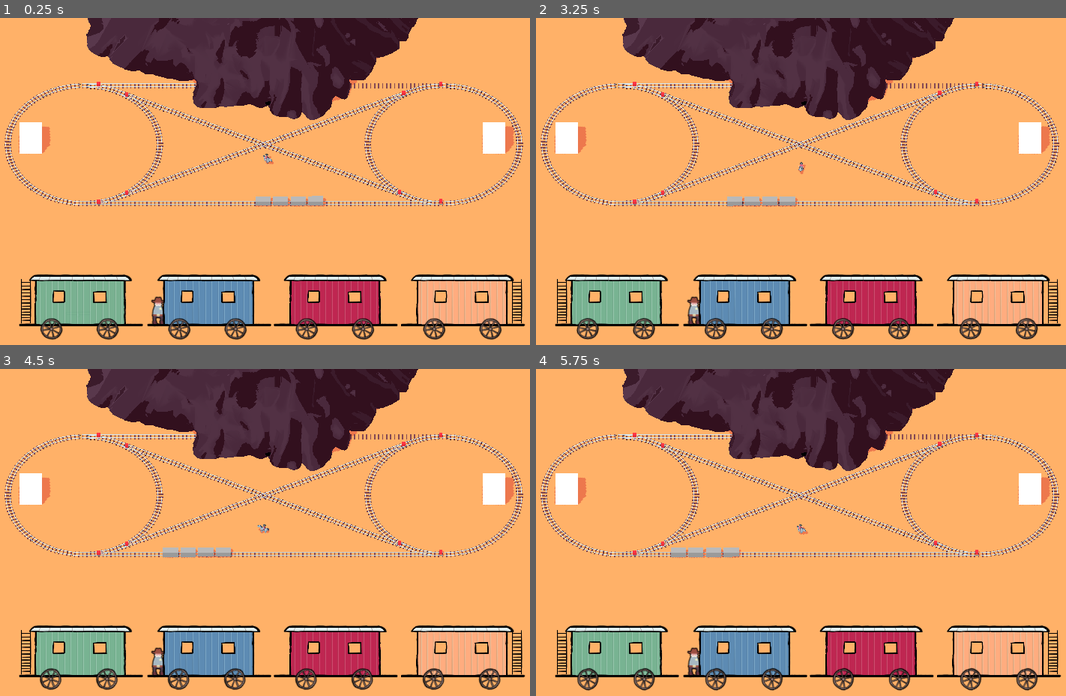
Above: before the commit, frames 1-4 (two rows, left to right).
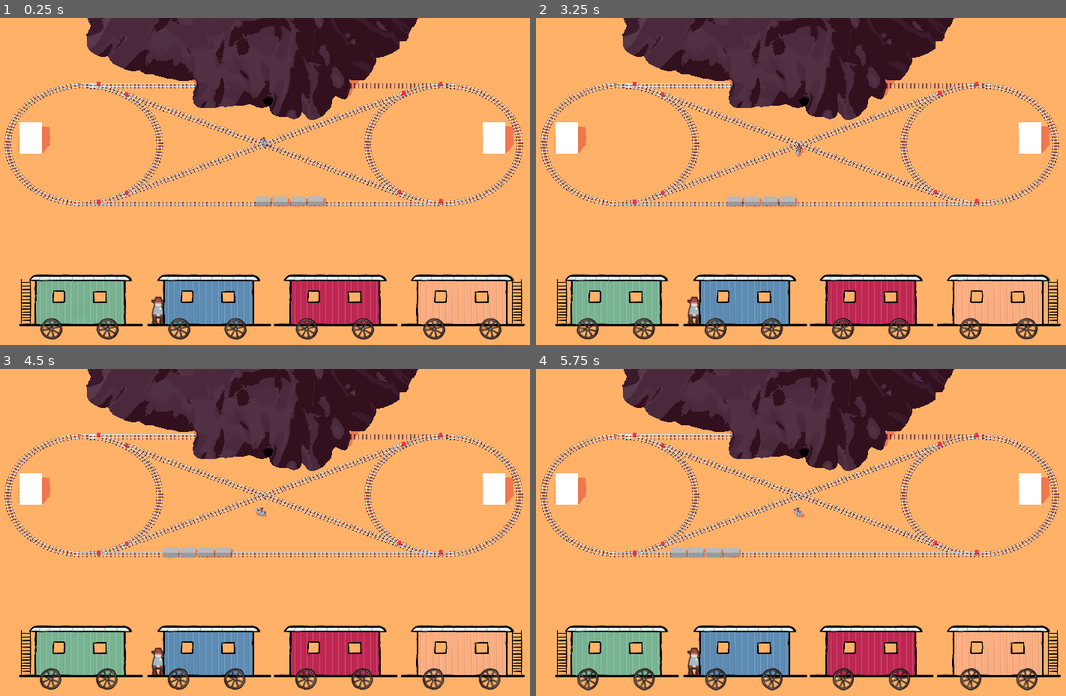
Above: after the commit, the same moments.

Repository: Miltage/train-heist
Game: Godot game, scene res://scenes/main.tscn
Two runs of this game, one before a commit and one after it. Both use one fixed random seed, a clock stepped at 60 frames per second and the inputs below.
Inputs (mouse positions are in pixels of both pictures, inside the frame that each line leads up to):
- Up to frame 1 (0.25 s): no input
- Up to frame 2 (3.25 s): move the mouse to (938, 168) at 0.52 s; hold D (steer_right) 0.53-1.28 s; click (938, 168) at 0.6 s; tap Space (jump) at 0.77, 1.52, 3.02 s; right-click (938, 168) at 0.8 s; move the mouse to (684, 204) at 1.27 s; hold S (move_backward) 1.28-2.03 s; right-click (684, 204) at 1.35 s; click (684, 204) at 1.55 s; move the mouse to (864, 112) at 2.02 s; hold D (steer_right) 2.03-2.78 s; click (864, 112) at 2.1 s; right-click (864, 112) at 2.3 s; move the mouse to (774, 253) at 2.77 s; hold W (move_forward) from 2.78 s (still down); right-click (774, 253) at 2.85 s; click (774, 253) at 3.05 s
- Up to frame 3 (4.5 s): move the mouse to (450, 588) at 3.52 s; release W (move_forward) at 3.53 s; hold A (steer_left) from 3.53 s (still down); click (450, 588) at 3.6 s; tap Space (jump) at 3.77 s; right-click (450, 588) at 3.8 s; move the mouse to (90, 486) at 4.27 s; right-click (90, 486) at 4.35 s
- Up to frame 4 (5.75 s): tap Space (jump) at 4.52 s; click (626, 486) at 4.55 s; move the mouse to (838, 539) at 5.02 s; release A (steer_left) at 5.03 s; hold S (move_backward) from 5.03 s (still down); click (838, 539) at 5.1 s; right-click (838, 539) at 5.3 s

The runs differ from the first frame. In frame 1, 0.6% of the frame differs, in the area x 16-76%, y 0-45%; in frame 2, 0.6%; in frame 3, 0.6%, in the area x 16-76%, y 0-51%; in frame 4, 0.6%.

Commit message:
Train picks up and drops off coin

Diff:
--- a/scenes/main.tscn
+++ b/scenes/main.tscn
@@ -11,6 +11,10 @@
 [ext_resource type="Script" uid="uid://d12bwqopd3aij" path="res://scripts/Hideout.gd" id="9_85g3d"]
 [ext_resource type="PackedScene" uid="uid://bj8dmem6344pd" path="res://scenes/train_stop.tscn" id="10_choun"]
 [ext_resource type="PackedScene" uid="uid://nvt502tv3t5b" path="res://scenes/end_screen.tscn" id="11_ya4ey"]
+
+[sub_resource type="StandardMaterial3D" id="StandardMaterial3D_ya4ey"]
+shading_mode = 0
+albedo_color = Color(0, 0, 0, 1)
 
 [sub_resource type="ShaderMaterial" id="ShaderMaterial_jyhfs"]
 render_priority = 0
@@ -38,10 +42,6 @@
 shader_parameter/_rim_size = 0.41
 shader_parameter/_rim_smoothness = 0.0
 
-[sub_resource type="StandardMaterial3D" id="StandardMaterial3D_tipki"]
-shading_mode = 0
-albedo_color = Color(0, 0, 0, 1)
-
 [sub_resource type="SphereShape3D" id="SphereShape3D_o6xl0"]
 radius = 2.0
 
@@ -108,20 +108,20 @@
 
 [node name="map" parent="." instance=ExtResource("1_o5qli")]
 
-[node name="CircleTrackLeft" parent="map" index="0"]
+[node name="CaveEntrance" parent="map" index="0"]
+material_override = SubResource("StandardMaterial3D_ya4ey")
+
+[node name="CircleTrackLeft" parent="map" index="1"]
 cast_shadow = 0
 
-[node name="CircleTrackRight" parent="map" index="1"]
+[node name="CircleTrackRight" parent="map" index="2"]
 cast_shadow = 0
 
-[node name="Floor" parent="map" index="6"]
+[node name="Floor" parent="map" index="7"]
 surface_material_override/0 = SubResource("ShaderMaterial_jyhfs")
 
-[node name="Mountain" parent="map" index="7"]
+[node name="Mountain" parent="map" index="8"]
 surface_material_override/0 = SubResource("ShaderMaterial_sugp2")
-
-[node name="Plane" parent="map" index="8"]
-surface_material_override/0 = SubResource("StandardMaterial3D_tipki")
 
 [node name="MountainCollision" type="StaticBody3D" parent="map"]
 transform = Transform3D(1, 0, 0, 0, -4.37114e-08, 1, 0, -1, -4.37114e-08, 0, 1.93729, 0.399799)
@@ -305,7 +305,7 @@
 startingTrack = NodePath("../BottomTrack")
 
 [node name="Player" parent="." instance=ExtResource("7_o6xl0")]
-transform = Transform3D(-0.703159, 0, -0.711033, 0, 1, 0, 0.711033, 0, -0.703159, 0.255774, 0, 1.90949)
+transform = Transform3D(-0.703159, 0, -0.711033, 0, 1, 0, 0.711033, 0, -0.703159, 0, 0, 0)
 
 [node name="Train2D" parent="." instance=ExtResource("8_tipki")]
 position = Vector2(77, 515)
@@ -318,10 +318,10 @@
 shape = SubResource("BoxShape3D_choun")
 
 [node name="SaloonStop" parent="." instance=ExtResource("10_choun")]
-transform = Transform3D(1, 0, 0, 0, 1, 0, 0, 0, 1, -21.8974, 0.0673518, -3.36891)
+transform = Transform3D(1, 0, 0, 0, 1, 0, 0, 0, 1, -22.7602, 0.0673518, 0.00144792)
 
 [node name="BankStop" parent="." instance=ExtResource("10_choun")]
-transform = Transform3D(1, 0, 0, 0, 1, 0, 0, 0, 1, 22.5893, 0.0673518, 1.70207)
+transform = Transform3D(1, 0, 0, 0, 1, 0, 0, 0, 1, 22.778, 0.0673518, -0.0235521)
 
 [node name="EndScreen" parent="." instance=ExtResource("11_ya4ey")]
 visible = false
--- a/scripts/Chest.gd
+++ b/scripts/Chest.gd
@@ -44,12 +44,6 @@
 		state = ChestState.OPEN
 		bandit_exited.emit()
 
-func _input(_event: InputEvent) -> void:
-	if (Input.is_action_just_pressed("interact") && banditOverlapping):
-		on_primary_interact()
-	# elif (Input.is_action_just_pressed("interact2") && banditOverlapping):
-	# 	on_secondary_interact()
-
 func set_state(newState:ChestState) -> void:
 	state = newState
 
@@ -69,6 +63,12 @@
 func _process(_delta: float) -> void:
 	scale = scale.lerp(Vector2.ONE, 0.4)
 
+	if (Input.is_action_just_pressed("interact") && banditOverlapping):
+		on_primary_interact()
+
 func close(withCoin:bool) -> void:
 	state = ChestState.CLOSED
 	containsCoins = withCoin
+
+func open() -> void:
+	state = ChestState.OPEN
--- a/scripts/Main.gd
+++ b/scripts/Main.gd
@@ -25,9 +25,11 @@
 	train.stop()
 
 func _on_train_stopped() -> void:
-	print("train stopped")
 	if ($Player.boarded):
 		Globals.game_ended.emit(Globals.GameEndReason.FOUND_ON_BOARD)
+
+	if (train.get_pos().x < 0): $Train2D.hide_coin()
+	else: $Train2D.open_chests()
 
 func _on_game_restarted() -> void:
 	get_tree().paused = false
--- a/scripts/Train.gd
+++ b/scripts/Train.gd
@@ -42,8 +42,12 @@
 	player_boarded.emit()
 
 func stop() -> void:
+	await get_tree().create_timer(1.5).timeout
 	targetSpeed = 0
 	$StopWait.start()
 
 func _on_stop_wait_timeout() -> void:
 	targetSpeed = 2
+
+func get_pos() -> Vector3:
+	return _cars[0].position
--- a/scripts/Train2D.gd
+++ b/scripts/Train2D.gd
@@ -4,6 +4,8 @@
 
 var speed:float = 2
 var playerCanLeave:bool = false
+
+var _chests:Array
 
 func _process(delta: float) -> void:
 	$Wheel1.rotation += delta * speed
@@ -18,15 +20,16 @@
 func _ready() -> void:
 	$Bandit.hide()
 	$Bandit.position = Vector2(0, 0)
-	$Chest1.bandit_entered.connect(_on_bandit_entered_chest)
-	$Chest2.bandit_entered.connect(_on_bandit_entered_chest)
-	$Chest3.bandit_entered.connect(_on_bandit_entered_chest)
-	$Chest4.bandit_entered.connect(_on_bandit_entered_chest)
-	$Chest1.bandit_exited.connect(_on_bandit_exited_chest)
-	$Chest2.bandit_exited.connect(_on_bandit_exited_chest)
-	$Chest3.bandit_exited.connect(_on_bandit_exited_chest)
-	$Chest4.bandit_exited.connect(_on_bandit_exited_chest)
-	hide_coin()
+
+	_chests.append($Chest1)
+	_chests.append($Chest2)
+	_chests.append($Chest3)
+	_chests.append($Chest4)
+
+	for chest in _chests:
+		chest.bandit_entered.connect(_on_bandit_entered_chest)
+		chest.bandit_exited.connect(_on_bandit_exited_chest)
+	open_chests()
 
 func _on_bandit_entered_chest() -> void:
 	$Bandit.hide()
@@ -54,7 +57,12 @@
 		leave_train()
 
 func hide_coin() -> void:
-	$Chest1.close(false)
-	$Chest2.close(true)
-	$Chest3.close(false)
-	$Chest4.close(false)
+	for chest in _chests:
+		chest.close(false)
+
+	var random_chest:Chest = _chests.pick_random()
+	random_chest.close(true)
+
+func open_chests() -> void:
+	for chest in _chests:
+		chest.open()
Binary file changed: blender/map.fbx
Not shown, changed: blender/map.blend
Not shown, changed: blender/map.blend1
